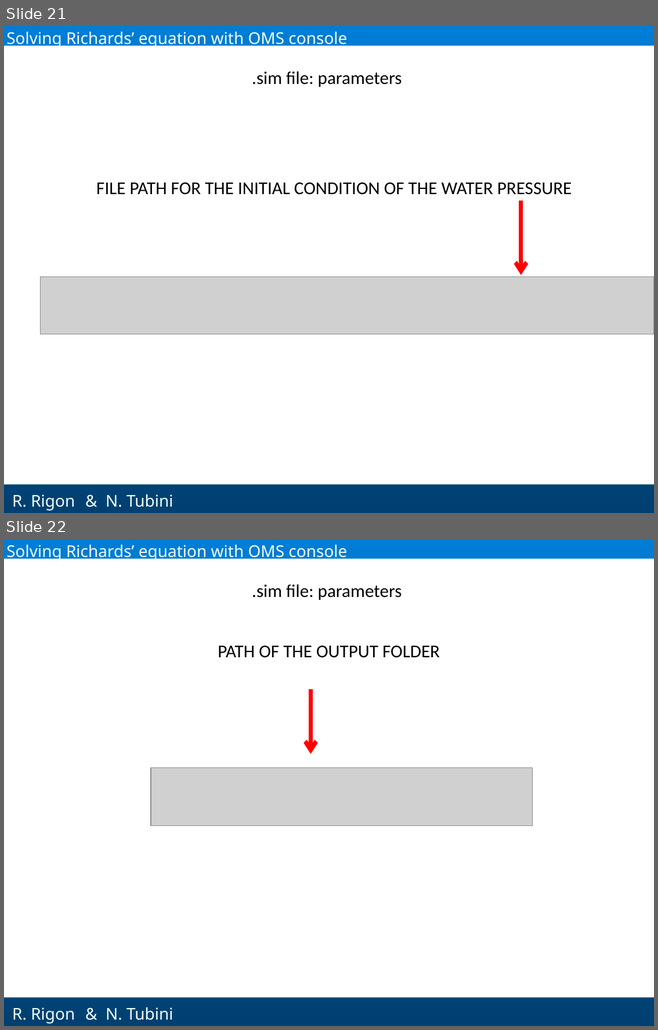
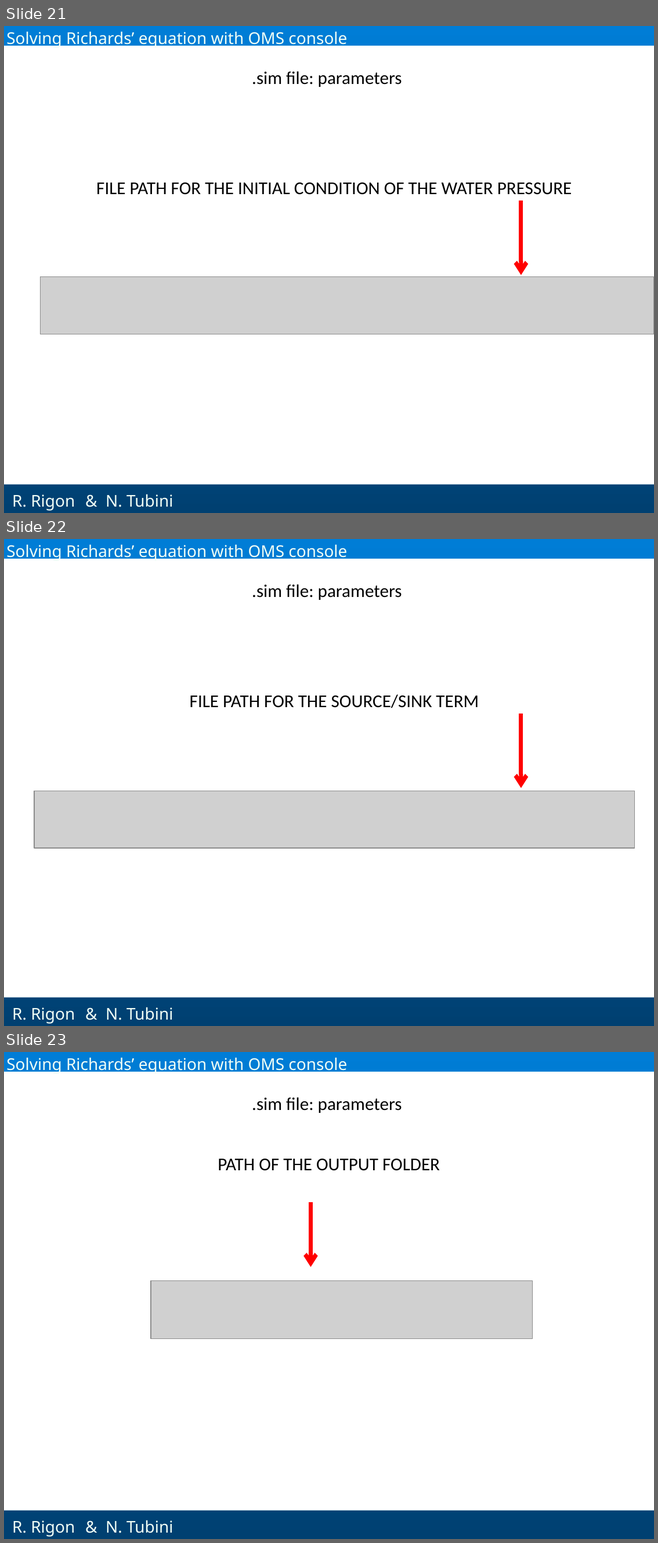
Before and after one commit to GEOframeOMSProjects/OMS_Project_Richards1D, a slide deck: Materials/Richards_English.pptx. Shown one above the other, each under a label of ours: slides 21 and 22 before the commit, slides 21, 22 and 23 after it. The pictures are 658x1030 and 658x1543 pixels, drawn with LibreOffice and Linux fonts; fonts in the diff are those of the drawing; grey boxes stand for pictures; background and template pictures are left out. Boxes give left, top, right and bottom in pixels: in the first picture for what was removed or moved away, otherwise in the second. Text is boxed around its words. In the diff, an @@ line names an element or a change of style, - is before the commit and + after.

Commit message:
Added some slides about the source/sink term, and modified those needed to be amanded.

```diff
--- a/Materials/Richards_English.pptx
+++ b/Materials/Richards_English.pptx
@@ slide 22 added at [4, 539, 654, 1026], background gradient #007DD6 to #004071; not listed: 2 template elements that a slide beside it also shows @@
@@ text added at [6, 544, 347, 561], 18 pt, text #F1FEF6 @@
+Solving Richards’ equation with OMS console
@@ text added at [252, 584, 402, 600], 20 pt, text #000000 @@
+.sim file: parameters
@@ text added at [190, 694, 478, 708], 20 pt, text #000000 @@
+FILE PATH FOR THE SOURCE/SINK TERM
@@ arrow added from (520, 714) to (520, 788), #FF0000 4.5 pt @@
@@ picture added at [34, 791, 634, 848] @@
@@ text added at [106, 1007, 173, 1020], 18 pt, text #F1FEF6 @@
+& N. Tubini
@@ what was slide 22 is now slide 23 @@
```
Also in this commit, not shown: 4 slides changed, 2 other slides added.
